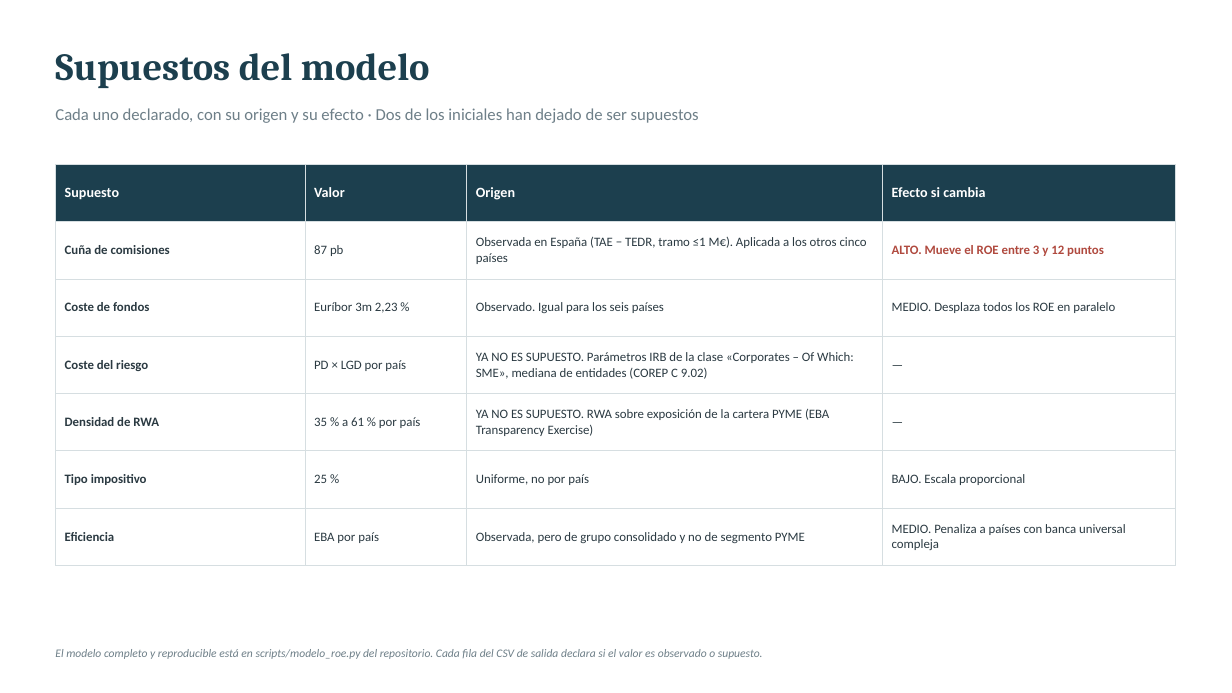
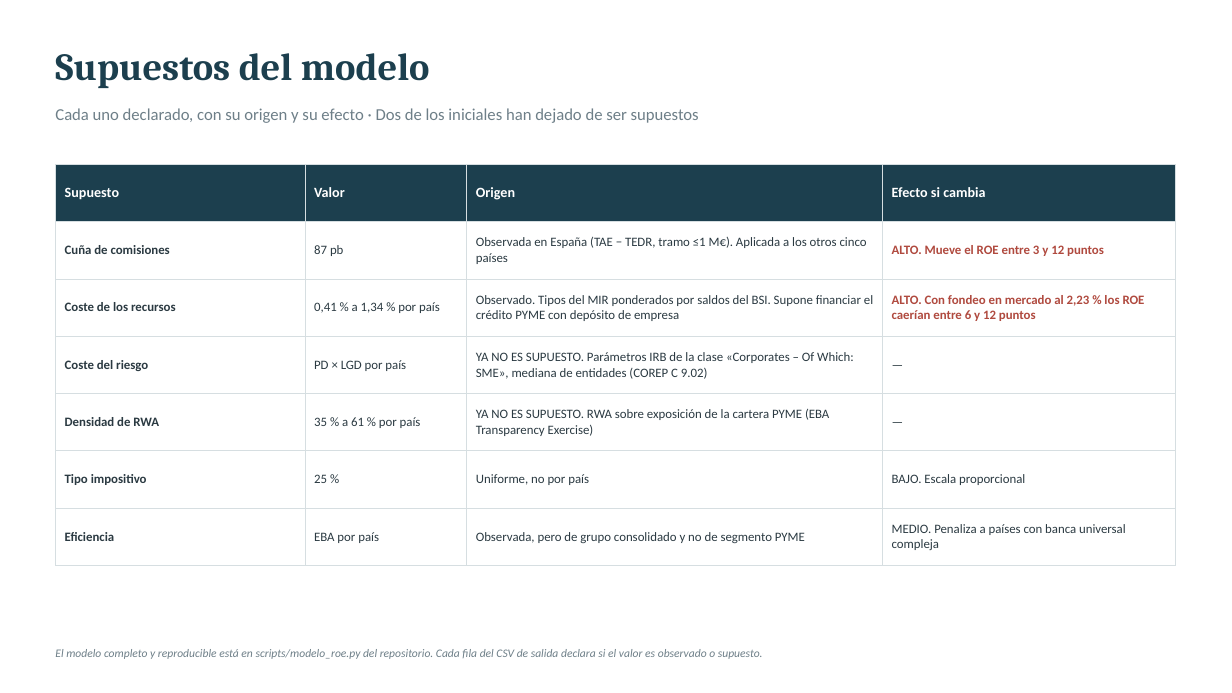
Before and after one commit to agomez2812-lang/sturdy-barnacle, a slide deck: slide 19 of pres/rentabilidad_pyme.pptx. Drawn at 1232x693 pixels with LibreOffice and Linux fonts; fonts in the diff are those of the drawing. Boxes give left, top, right and bottom in pixels: in the first picture for what was removed or moved away, otherwise in the second. Text is boxed around its words. In the diff, an @@ line names an element or a change of style, - is before the commit and + after.

```diff
--- a/pres/rentabilidad_pyme.pptx
+++ b/pres/rentabilidad_pyme.pptx
@@ table at (55, 165, 1176, 554) @@
-row 3: Coste de fondos | Euríbor 3m 2,23 % | Observado. Igual para los seis países | MEDIO. Desplaza todos los ROE en paralelo
+row 3: Coste de los recursos | 0,41 % a 1,34 % por país | Observado. Tipos del MIR ponderados por saldos del BSI. Supone financiar el crédito PYME con depósito de empresa | ALTO. Con fondeo en mercado al 2,23 % los ROE caerían entre 6 y 12 puntos
```
Also in this commit, not shown: 3 other slides changed, 9 other files.
